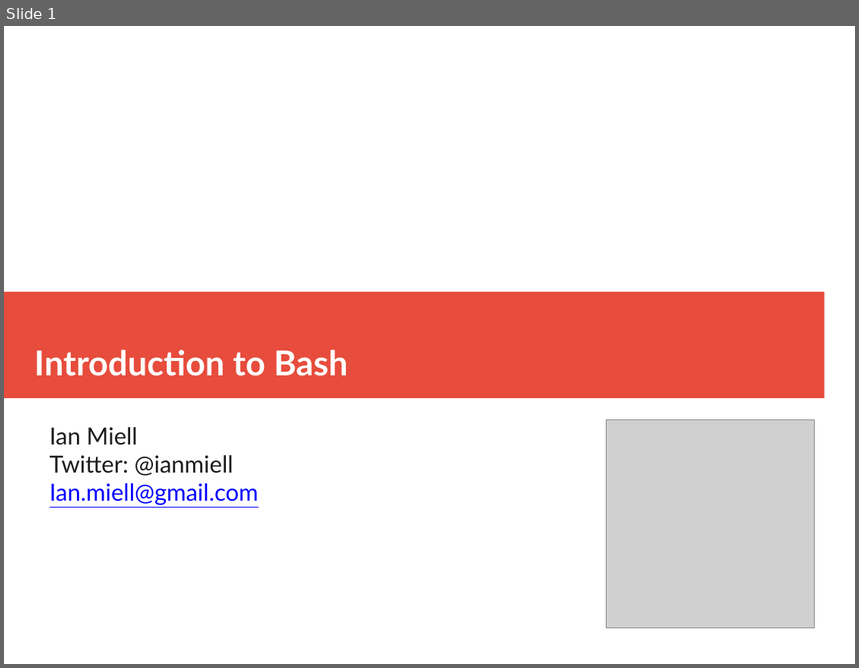
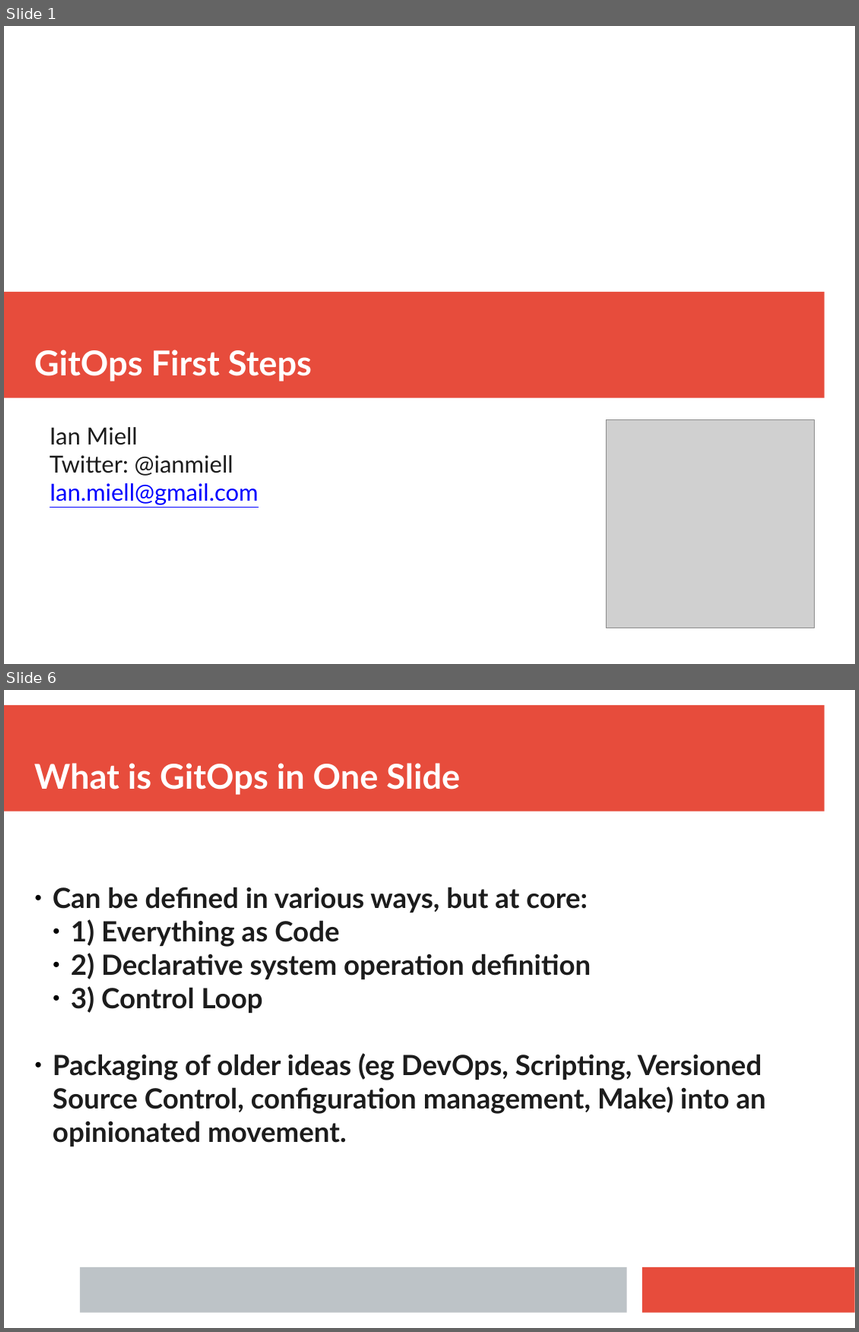
Before and after one commit to ianmiell/gitops-first-steps, a slide deck: slides/gitops_first_steps.pptx. Shown one above the other, each under a label of ours: slide 1 before the commit, slides 1 and 6 after it; the slides between them are not shown. The pictures are 859x668 and 859x1332 pixels, drawn with LibreOffice and Linux fonts; fonts in the diff are those of the drawing; grey boxes stand for pictures. Boxes give left, top, right and bottom in pixels: in the first picture for what was removed or moved away, otherwise in the second. Text is boxed around its words. In the diff, an @@ line names an element or a change of style, - is before the commit and + after.

```diff
--- a/slides/gitops_first_steps.pptx
+++ b/slides/gitops_first_steps.pptx
@@ slide 6 added at box(4, 690, 855, 1328), background #FFFFFF @@
@@ rectangle added at box(4, 705, 825, 812), fill #E74C3C @@
@@ text added at box(34, 763, 460, 795), 32 pt, text #FFFFFF, bold @@
+What is GitOps in One Slide
@@ text added at box(53, 887, 766, 1147), 26 pt, text #1C1C1C, bold @@
+● Can be defined in various ways, but at core:
+  ● 1) Everything as Code
+  ● 2) Declarative system operation definition
+  ● 3) Control Loop
+● Packaging of older ideas (eg DevOps, Scripting, Versioned Source Control, configuration management, Make) into an opinionated movement.
@@ rectangle added at box(80, 1268, 626, 1313), fill #BDC3C7 @@
@@ rectangle added at box(643, 1268, 855, 1313), fill #E74C3C @@
@@ slide 1 changed as well @@
@@ text at box(34, 350, 312, 382): text changed @@
-Introduction to Bash
+GitOps First Steps
```
Also in this commit, not shown: 1 other slide changed, 28 other slides added, 62 slides removed.
